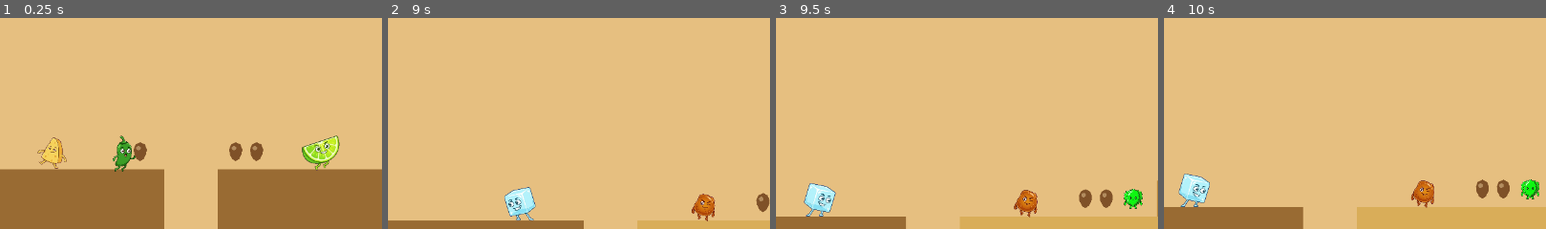
Above: before the commit, frames 1-4 (left to right).
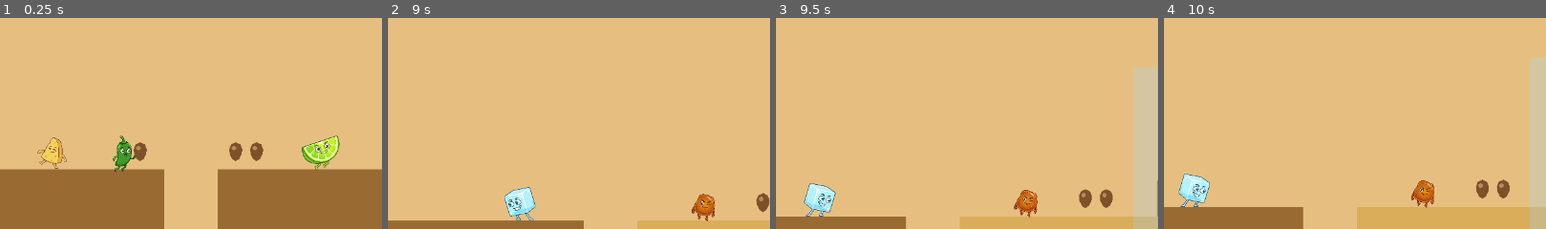
Above: after the commit, the same moments.

Repository: polkfarody/cornchipday
Game: Godot game, scene res://scenes/Level7.tscn
Two runs of this game, one before a commit and one after it. Both use one fixed random seed, a clock stepped at 60 frames per second and the inputs below. This scene is started directly instead of the project's main scene.
Inputs:
- Up to frame 1 (0.25 s): no input
- Up to frame 2 (9 s): tap Enter (ui_accept) at 0.5, 0.77, 1.52, 3.02, 3.77, 4.52, 6.02, 6.77, 7.52 s; hold Right (ui_right) 0.53-2.03 s; hold Left (ui_left) 2.03-2.78 s; hold Right (ui_right) 2.78-4.28 s; hold Left (ui_left) 4.28-5.03 s; hold Right (ui_right) 5.03-5.78 s; hold Left (ui_left) 5.78-7.28 s; hold Right (ui_right) from 7.28 s (still down)
- Up to frame 3 (9.5 s): keep holding Right (ui_right); tap Enter (ui_accept) at 9.02 s
- Up to frame 4 (10 s): release Right (ui_right) at 9.53 s; hold Left (ui_left) from 9.53 s (still down); tap Enter (ui_accept) at 9.77 s
The pictures show only the part of the screen within x 50-100%, y 50-100%; the shares and areas given below are measured in that part.

Frames 1-2 are identical in both runs. In frame 3, 5.1% of the frame differs, in the area x 91-100%, y 23-100%; in frame 4, 3.6%.

Commit message:
Add new Level 7 content: ice/guac combo, chase corridor, hidden detour

Diff:
--- a/scenes/Level7.tscn
+++ b/scenes/Level7.tscn
@@ -19,6 +19,10 @@
 [ext_resource type="Texture2D" path="res://Assets/generated/characters/cornchip/cornchip_frame1.png" id="16_life_icon"]
 [ext_resource type="PackedScene" path="res://scenes/BeanToken.tscn" id="17_bean"]
 [ext_resource type="PackedScene" path="res://scenes/LifePickup.tscn" id="18_life_pickup"]
+[ext_resource type="Script" path="res://scripts/ice_zone.gd" id="19_ice_zone"]
+[ext_resource type="Script" path="res://scripts/guac_patch.gd" id="20_guac_patch"]
+[ext_resource type="Script" path="res://scripts/rolling_hazard.gd" id="21_rolling_hazard"]
+[ext_resource type="Script" path="res://scripts/chase_trigger.gd" id="22_chase_trigger"]
 
 [sub_resource type="RectangleShape2D" id="RectangleShape2D_groundA"]
 size = Vector2(1036, 80)
@@ -30,7 +34,19 @@
 size = Vector2(60, 60)
 
 [sub_resource type="RectangleShape2D" id="RectangleShape2D_groundC"]
-size = Vector2(1337, 80)
+size = Vector2(2430, 80)
+
+[sub_resource type="RectangleShape2D" id="RectangleShape2D_ice_patch"]
+size = Vector2(250, 300)
+
+[sub_resource type="RectangleShape2D" id="RectangleShape2D_guac_patch"]
+size = Vector2(250, 300)
+
+[sub_resource type="RectangleShape2D" id="RectangleShape2D_chase_trigger"]
+size = Vector2(40, 300)
+
+[sub_resource type="RectangleShape2D" id="RectangleShape2D_rolling_hazard"]
+size = Vector2(50, 60)
 
 [node name="Level7" type="Node2D"]
 script = ExtResource("0_level_base")
@@ -74,13 +90,13 @@
 position = Vector2(1795, 400)
 
 [node name="CollisionShape2D" type="CollisionShape2D" parent="GroundC"]
-position = Vector2(263.5, 0)
+position = Vector2(810, 0)
 shape = SubResource("RectangleShape2D_groundC")
 
 [node name="GroundVisual" type="ColorRect" parent="GroundC"]
 offset_left = -405.0
 offset_top = -40.0
-offset_right = 966.0
+offset_right = 2025.0
 offset_bottom = 200.0
 color = Color(0.85, 0.68, 0.35, 1)
 
@@ -156,31 +172,98 @@
 [node name="BeanToken7" parent="." instance=ExtResource("17_bean")]
 position = Vector2(1635, 330)
 
+[node name="IcePatch" type="Area2D" parent="."]
+position = Vector2(1805, 360)
+script = ExtResource("19_ice_zone")
+
+[node name="CollisionShape2D" type="CollisionShape2D" parent="IcePatch"]
+position = Vector2(0, -150)
+shape = SubResource("RectangleShape2D_ice_patch")
+
+[node name="Visual" type="ColorRect" parent="IcePatch"]
+offset_left = -125.0
+offset_top = -250.0
+offset_right = 125.0
+offset_bottom = 40.0
+mouse_filter = 2
+color = Color(0.6, 0.85, 1, 0.25)
+
+[node name="GuacPatch" type="Area2D" parent="."]
+position = Vector2(2075, 360)
+script = ExtResource("20_guac_patch")
+
+[node name="CollisionShape2D" type="CollisionShape2D" parent="GuacPatch"]
+position = Vector2(0, -150)
+shape = SubResource("RectangleShape2D_guac_patch")
+
+[node name="Visual" type="ColorRect" parent="GuacPatch"]
+offset_left = -125.0
+offset_top = -250.0
+offset_right = 125.0
+offset_bottom = 40.0
+mouse_filter = 2
+color = Color(0.45, 0.62, 0.16, 0.35)
+
+[node name="HiddenDetour" type="StaticBody2D" parent="."]
+position = Vector2(2260, 330)
+
+[node name="CollisionShape2D" type="CollisionShape2D" parent="HiddenDetour"]
+shape = SubResource("RectangleShape2D_bonus_platform")
+
+[node name="Plank" type="Polygon2D" parent="HiddenDetour"]
+color = Color(0.65, 0.65, 0.7, 1)
+polygon = PackedVector2Array(-30, 30, 30, 30, 30, -30, -30, -30)
+
+[node name="DetourBean1" parent="." instance=ExtResource("17_bean")]
+position = Vector2(2245, 275)
+
+[node name="DetourBean2" parent="." instance=ExtResource("17_bean")]
+position = Vector2(2275, 275)
+
+[node name="RollingHazard" type="Area2D" parent="."]
+position = Vector2(2300, 330)
+script = ExtResource("21_rolling_hazard")
+
+[node name="CollisionShape2D" type="CollisionShape2D" parent="RollingHazard"]
+shape = SubResource("RectangleShape2D_rolling_hazard")
+
+[node name="Visual" type="Polygon2D" parent="RollingHazard"]
+color = Color(0.75, 0.2, 0.15, 1)
+polygon = PackedVector2Array(-25, 30, 25, 30, 25, -30, -25, -30)
+
+[node name="ChaseTrigger" type="Area2D" parent="."]
+position = Vector2(2400, 330)
+script = ExtResource("22_chase_trigger")
+hazard_path = NodePath("../RollingHazard")
+
+[node name="CollisionShape2D" type="CollisionShape2D" parent="ChaseTrigger"]
+shape = SubResource("RectangleShape2D_chase_trigger")
+
 [node name="LettuceDelivery" parent="." groups=["wrap_delivery"] instance=ExtResource("10_lettuce")]
-position = Vector2(1680, 330)
+position = Vector2(2900, 330)
 carry_to_wrap = true
 
 [node name="CheeseDelivery" parent="." groups=["wrap_delivery"] instance=ExtResource("11_cheese_ing")]
-position = Vector2(1820, 330)
+position = Vector2(3040, 330)
 carry_to_wrap = true
 
 [node name="GuacDelivery" parent="." groups=["wrap_delivery"] instance=ExtResource("12_guac_ing")]
-position = Vector2(1960, 330)
+position = Vector2(3180, 330)
 carry_to_wrap = true
 
 [node name="WrapBoss" parent="." instance=ExtResource("2_wrap")]
-position = Vector2(2050, 330)
+position = Vector2(3270, 330)
 
 [node name="TomatoDelivery" parent="." groups=["wrap_delivery"] instance=ExtResource("13_tomato_ing")]
-position = Vector2(2140, 330)
+position = Vector2(3360, 330)
 carry_to_wrap = true
 
 [node name="SourCreamDelivery" parent="." groups=["wrap_delivery"] instance=ExtResource("14_sourcream_ing")]
-position = Vector2(2320, 330)
+position = Vector2(3540, 330)
 carry_to_wrap = true
 
 [node name="CrunchyShellDelivery" parent="." groups=["wrap_delivery"] instance=ExtResource("15_crunchyshell_ing")]
-position = Vector2(2500, 330)
+position = Vector2(3720, 330)
 carry_to_wrap = true
 
 [node name="BonusPlatform1" type="StaticBody2D" parent="."]
--- /dev/null
+++ b/scripts/chase_trigger.gd
@@ -0,0 +1,18 @@
+extends Area2D
+
+# Pairs with rolling_hazard.gd: activates (and resets) the hazard whenever
+# the player enters this corridor. Deliberately not one-shot -- walking back
+# in after a respawn should always find a fresh chase, not an already-spent
+# hazard sitting wherever it stopped last time.
+
+@export var hazard_path: NodePath
+
+func _ready() -> void:
+	body_entered.connect(_on_body_entered)
+
+func _on_body_entered(body: Node) -> void:
+	if not body.is_in_group("player"):
+		return
+	var hazard := get_node_or_null(hazard_path)
+	if hazard and hazard.has_method("activate"):
+		hazard.activate()
--- /dev/null
+++ b/scripts/guac_patch.gd
@@ -0,0 +1,20 @@
+extends Area2D
+
+# Level 7 remix segment (Phase 4, "environmental combo" flavor, confirmed
+# 2026-07-20): a sticky-footing zone placed right after an ice patch so the
+# player has to handle opposite traction extremes back to back -- a
+# combination no single level uses on its own. Toggles player.gd's
+# is_on_guac the same way ice_zone.gd toggles is_on_ice, rather than costing
+# a life like guac_puddle.gd's boss-dropped hazard does.
+
+func _ready() -> void:
+	body_entered.connect(_on_body_entered)
+	body_exited.connect(_on_body_exited)
+
+func _on_body_entered(body: Node) -> void:
+	if body.has_method("set_on_guac"):
+		body.set_on_guac(true)
+
+func _on_body_exited(body: Node) -> void:
+	if body.has_method("set_on_guac"):
+		body.set_on_guac(false)
--- a/scripts/player.gd
+++ b/scripts/player.gd
@@ -159,6 +159,12 @@
 func set_on_ice(value: bool) -> void:
 	is_on_ice = value
 
+# Level 7's guac patch (Phase 4 remix flavor): sticky footing, the traction
+# opposite of ice -- a plain toggled slowdown rather than a timed effect like
+# apply_slow(), so it can't wear off mid-patch if the player lingers.
+func set_on_guac(value: bool) -> void:
+	speed_multiplier = 0.45 if value else 1.0
+
 func _start_spin() -> void:
 	is_spinning = true
 	spin_time_remaining = SPIN_DURATION
--- /dev/null
+++ b/scripts/rolling_hazard.gd
@@ -0,0 +1,36 @@
+extends Area2D
+
+# Level 7 new content (Phase 4, "timing/chase" flavor, confirmed
+# 2026-07-20): a non-combat chase hazard -- no attack pattern, just a steady
+# rightward push faster than the player's own run speed (220), so standing
+# still or backtracking risks getting caught. A normal hit on contact
+# (1 life via hit_by_obstacle), the same consequence as any other hazard --
+# no new fail-state paradigm. Reactivated and reset to its start position by
+# ChaseTrigger every time the player enters the corridor (see
+# chase_trigger.gd), so a respawn after getting caught still finds a real
+# chase waiting rather than a hazard that already used itself up.
+
+@export var speed: float = 260.0
+@export var travel_limit: float = 500.0
+
+var is_active := false
+var start_x: float
+
+func _ready() -> void:
+	body_entered.connect(_on_body_entered)
+	start_x = position.x
+
+func activate() -> void:
+	position.x = start_x
+	is_active = true
+
+func _physics_process(delta: float) -> void:
+	if not is_active:
+		return
+	position.x += speed * delta
+	if position.x - start_x > travel_limit:
+		is_active = false
+
+func _on_body_entered(body: Node) -> void:
+	if body.has_method("hit_by_obstacle"):
+		body.hit_by_obstacle()
Not shown, changed: feature.md
Not shown, changed: plan.md
